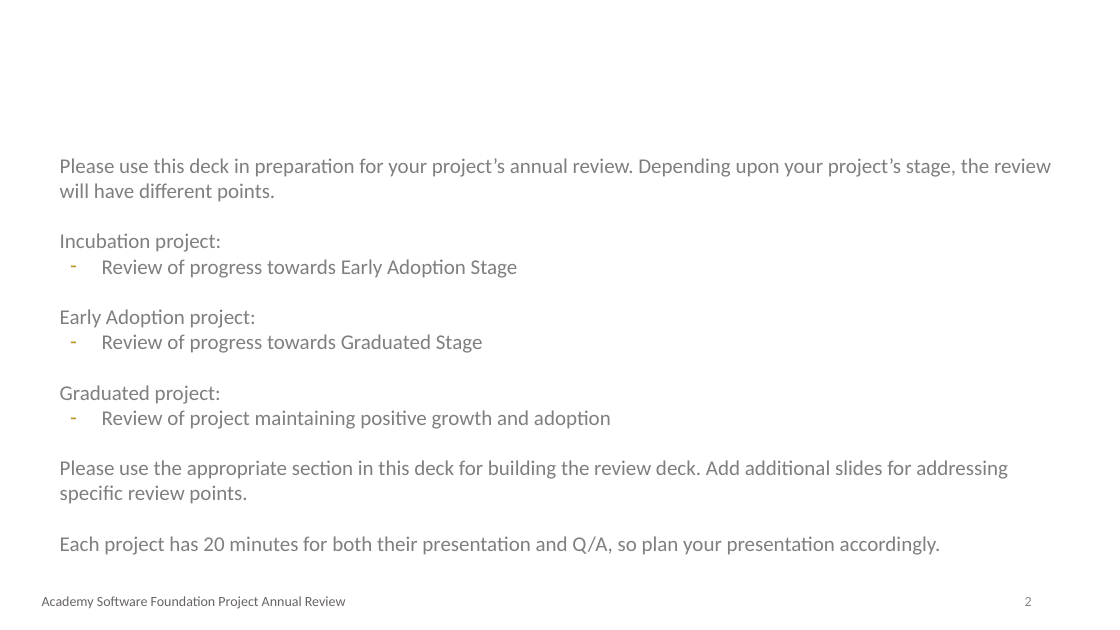
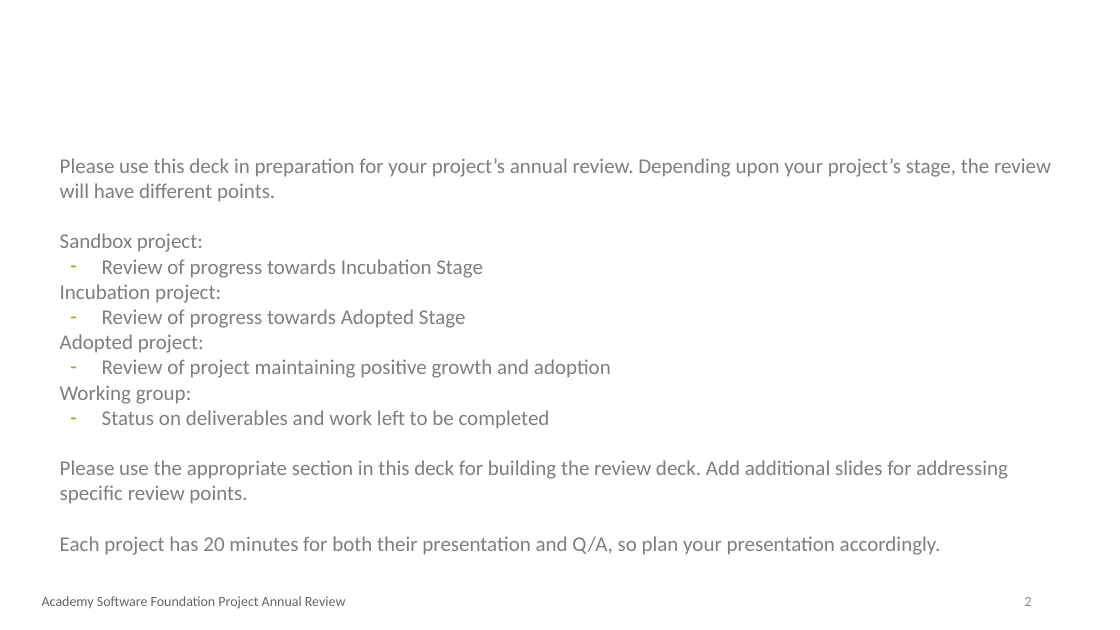
Before and after one commit to AcademySoftwareFoundation/tac, a slide deck: slide 2 of process/annual_review_template.pptx. Drawn at 1120x630 pixels with LibreOffice and Linux fonts; fonts in the diff are those of the drawing; background and template pictures are left out. Boxes give left, top, right and bottom in pixels: in the first picture for what was removed or moved away, otherwise in the second. Text is boxed around its words. In the diff, an @@ line names an element or a change of style, - is before the commit and + after.

Commit message:
Add files via upload

```diff
--- a/process/annual_review_template.pptx
+++ b/process/annual_review_template.pptx
@@ text at bbox=[60, 233, 483, 278]: paragraphs added @@
+Sandbox project:
+– Review of progress towards Incubation Stage
@@ text at bbox=[60, 309, 466, 353]: text changed @@
-– Review of progress towards Early Adoption Stage
-Early Adoption project:
-– Review of progress towards Graduated Stage
-Graduated project:
+– Review of progress towards Adopted Stage
+Adopted project:
@@ text at bbox=[60, 385, 550, 429]: paragraphs added @@
+Working group:
+– Status on deliverables and work left to be completed
```
